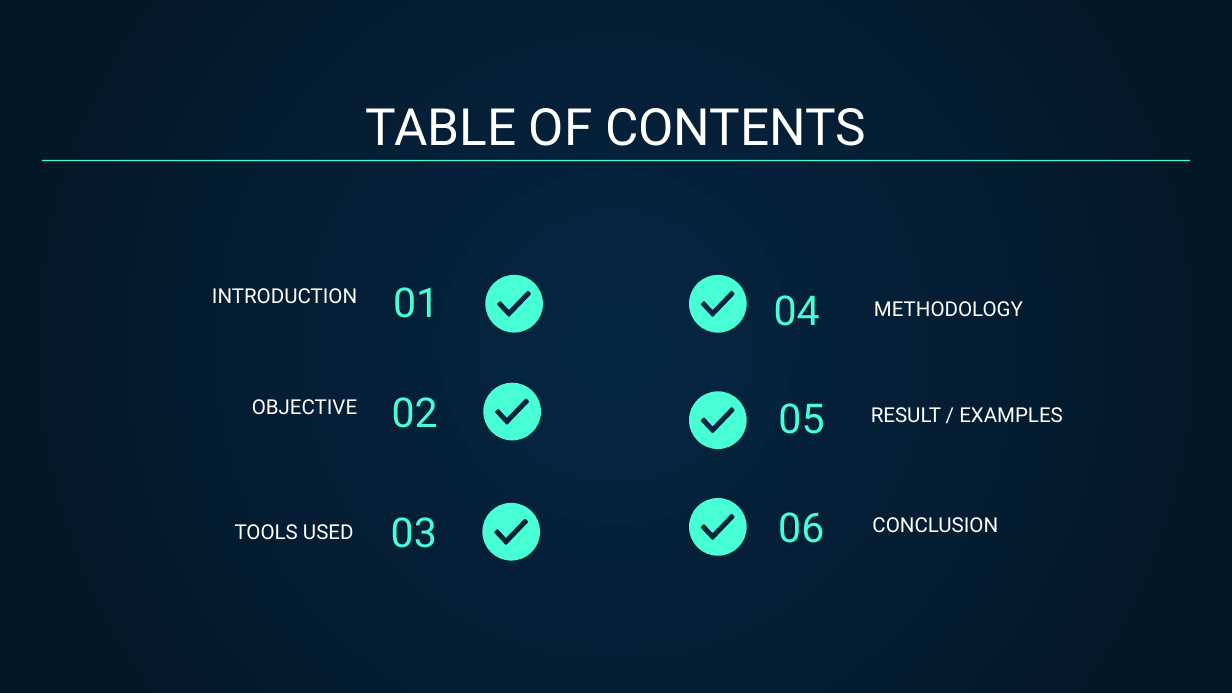
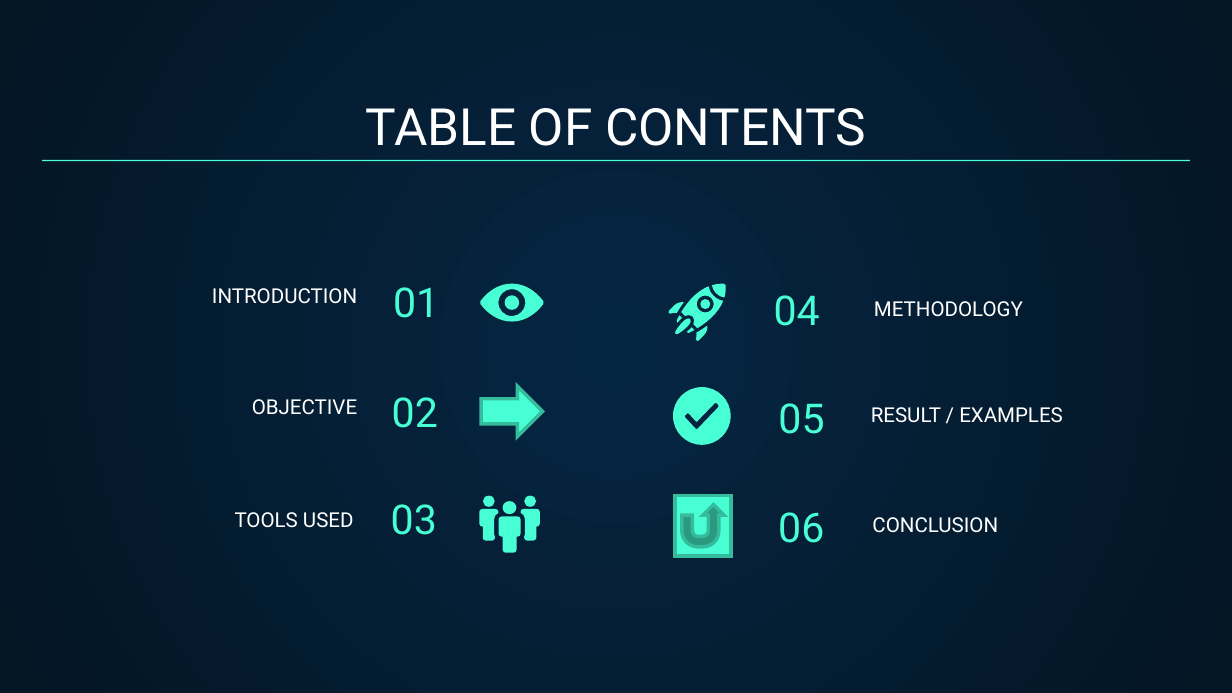
Before and after one commit to Tarequl-islam/Data-Encryption-using-AES, a slide deck: slide 2 of AES Project Presentation.pptx. Drawn at 1232x693 pixels with LibreOffice and Linux fonts; fonts in the diff are those of the drawing. Boxes give left, top, right and bottom in pixels: in the first picture for what was removed or moved away, otherwise in the second. Text is boxed around its words. In the diff, an @@ line names an element or a change of style, - is before the commit and + after.

```diff
--- a/AES Project Presentation.pptx
+++ b/AES Project Presentation.pptx
@@ freeform shape: place and size @@
-freeform shape at (485, 275, 543, 333)
+freeform shape at (479, 283, 543, 322)
@@ freeform shape: place and size @@
-freeform shape at (689, 275, 747, 333)
+freeform shape at (681, 286, 723, 328)
@@ group added at (668, 283, 726, 340): 7 freeform shapes @@
@@ right arrow added at (482, 387, 543, 437), fill #48FFD5, outline #35BD9E 2 pt @@
@@ freeform shape: place and size @@
-freeform shape at (483, 503, 541, 561)
+freeform shape at (673, 387, 731, 445)
@@ freeform shape removed at (689, 392, 747, 450) @@
@@ text "03": place and size @@
-text "03" at (391, 517, 437, 548)
+text "03" at (391, 504, 437, 535)
@@ group added at (479, 495, 537, 541): 4 freeform shapes @@
@@ freeform shape: place and size @@
-freeform shape at (689, 498, 747, 556)
+freeform shape at (521, 509, 541, 541)
@@ action button return added at (675, 495, 732, 556), fill #48FFD5, outline #35BD9E 2 pt @@
@@ text "TOOLS USED": place and size @@
-text "TOOLS USED" at (235, 524, 354, 540)
+text "TOOLS USED" at (235, 512, 354, 528)
@@ freeform shape: place and size @@
-freeform shape at (483, 383, 541, 441)
+freeform shape at (499, 516, 521, 552)
```
Also in this commit, not shown: 12 other slides changed.
